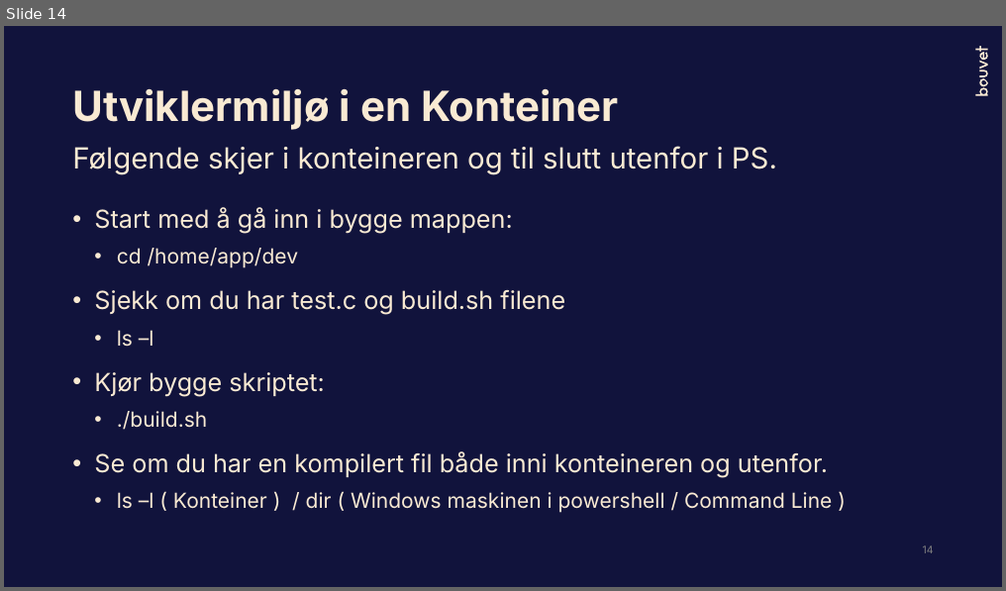
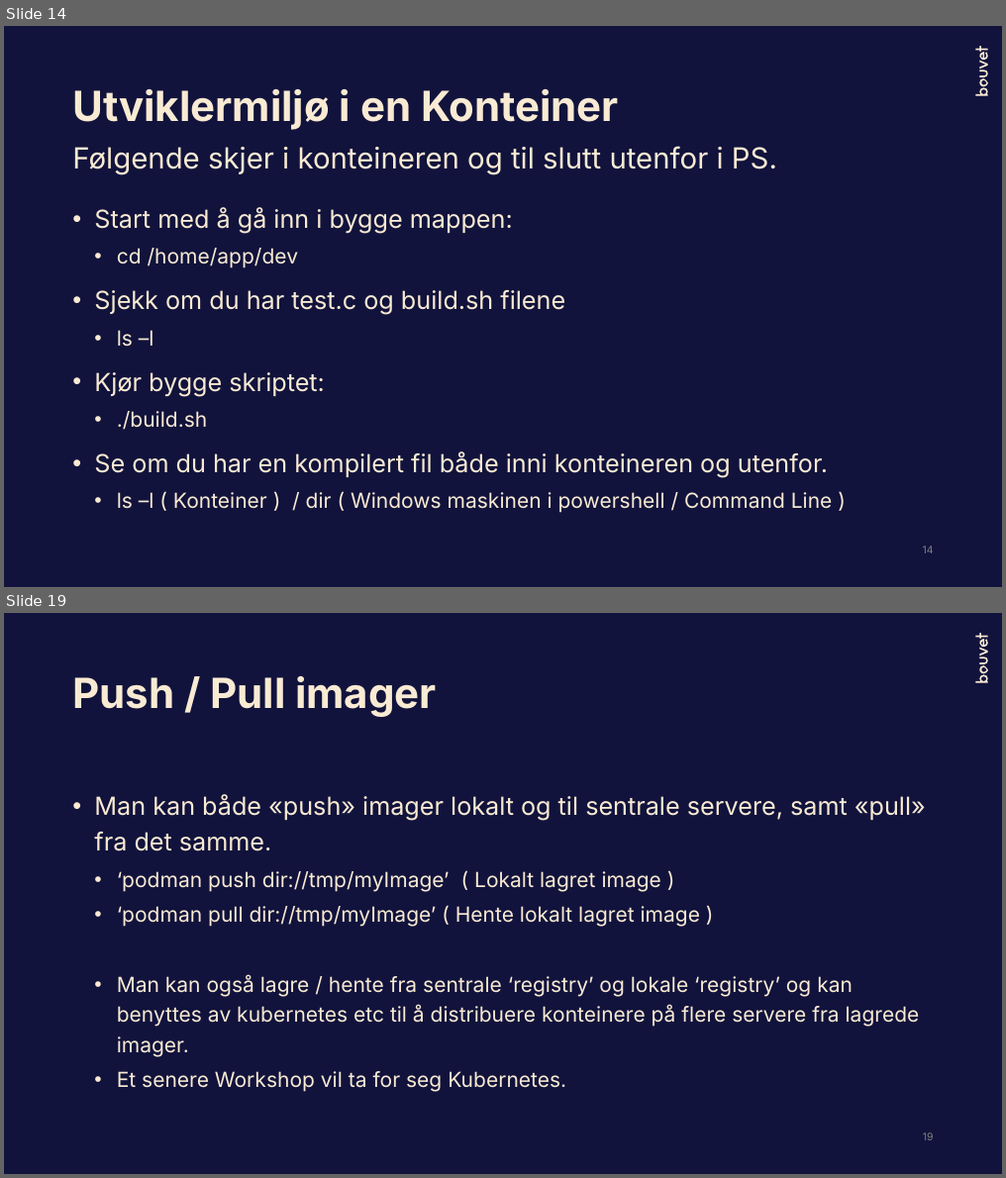
Before and after one commit to Bouvet-deler/container-workshop, a slide deck: part1/DockerWorkshop_Høsten2023.pptx. Shown one above the other, each under a label of ours: slide 14 before the commit, slides 14 and 19 after it; the slides between them are not shown. The pictures are 1006x591 and 1006x1178 pixels, drawn with LibreOffice and Linux fonts; fonts in the diff are those of the drawing. Boxes give left, top, right and bottom in pixels: in the first picture for what was removed or moved away, otherwise in the second. Text is boxed around its words. In the diff, an @@ line names an element or a change of style, - is before the commit and + after.

```diff
--- a/part1/DockerWorkshop_Høsten2023.pptx
+++ b/part1/DockerWorkshop_Høsten2023.pptx
@@ slide 19 added at (x1=4, y1=613, x2=1002, y2=1174), background #11133C; not listed: 3 template elements that a slide beside it also shows @@
@@ title added at (x1=72, y1=676, x2=437, y2=717), 40 pt, text #F9EAD3, bold @@
+Push / Pull imager
@@ text added at (x1=94, y1=794, x2=926, y2=1092), 20 pt, text #F9EAD3 @@
+• Man kan både «push» imager lokalt og til sentrale servere, samt «pull» fra det samme.
+  • ‘podman push dir://tmp/myImage’ ( Lokalt lagret image )
+  • ‘podman pull dir://tmp/myImage’ ( Hente lokalt lagret image )
+  • Man kan også lagre / hente fra sentrale ‘registry’ og lokale ‘registry’ og kan benyttes av kubernetes etc til å distribuere konteinere på flere servere fra lagrede imager.
+  • Et senere Workshop vil ta for seg Kubernetes.
@@ page number added at (x1=923, y1=1133, x2=934, y2=1141), 10 pt, text #808080 @@
+19
```
Also in this commit, not shown: 1 slide changed, 6 other slides added, 1 other file.
